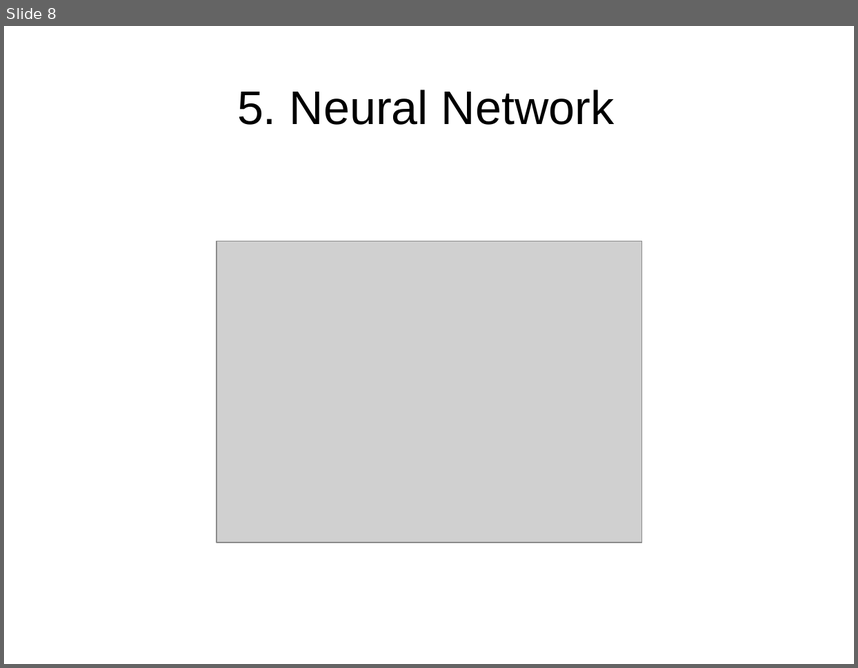
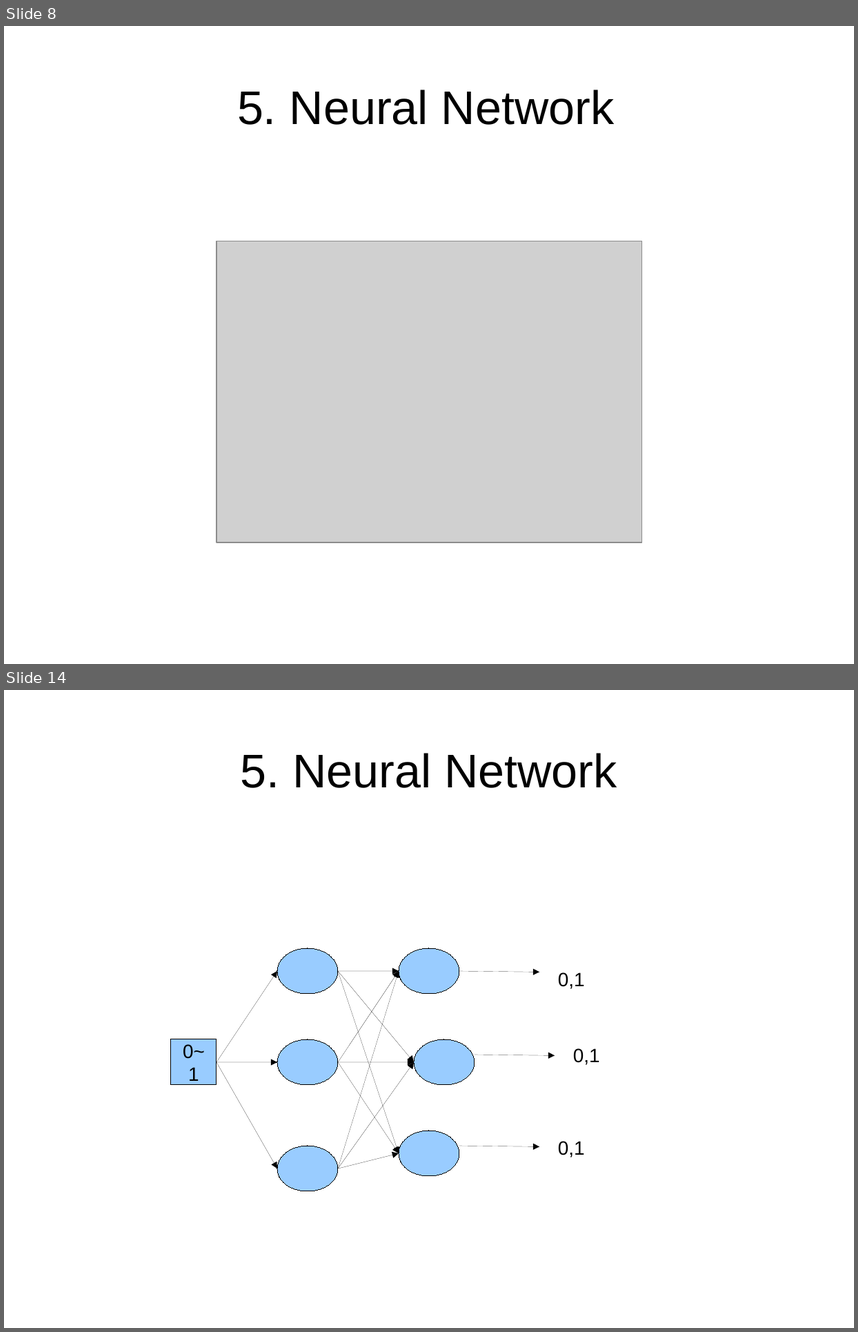
Before and after one commit to xcud/msrds, a slide deck: wavelets/Untitled 1.odp. Shown one above the other, each under a label of ours: slide 8 before the commit, slides 8 and 14 after it; the slides between them are not shown. The pictures are 858x668 and 858x1332 pixels, drawn with LibreOffice and Linux fonts; fonts in the diff are those of the drawing; grey boxes stand for pictures. Boxes give left, top, right and bottom in pixels: in the first picture for what was removed or moved away, otherwise in the second. Text is boxed around its words. In the diff, an @@ line names an element or a change of style, - is before the commit and + after.

```diff
--- a/wavelets/Untitled 1.odp
+++ b/wavelets/Untitled 1.odp
@@ slide 14 added at (x1=4, y1=690, x2=854, y2=1328), background #FFFFFF @@
@@ title added at (x1=240, y1=753, x2=617, y2=788), 44 pt, text #000000 @@
+5. Neural Network
@@ ellipse added at (x1=277, y1=949, x2=338, y2=994), fill #99CCFF, outline #000000 0 pt @@
@@ ellipse added at (x1=399, y1=949, x2=460, y2=994), fill #99CCFF, outline #000000 0 pt @@
@@ arrow added from (217, 1062) to (277, 971), #000000 0 pt @@
@@ arrow added from (338, 971) to (399, 971), #000000 0 pt @@
@@ arrow added from (338, 971) to (415, 1062), #000000 0 pt @@
@@ arrow added from (338, 971) to (399, 1153), #000000 0 pt @@
@@ arrow added from (338, 1062) to (399, 971), #000000 0 pt @@
@@ arrow added from (338, 1168) to (399, 971), #000000 0 pt @@
@@ arrow added from (460, 971) to (539, 972), #000000 0 pt @@
@@ text added at (x1=558, y1=972, x2=585, y2=989), 18 pt, text #000000 @@
+0,1
@@ rectangle added at (x1=172, y1=1039, x2=217, y2=1085), fill #99CCFF, outline #000000 0 pt, 18 pt, text #000000 @@
+0~1
@@ ellipse added at (x1=277, y1=1039, x2=338, y2=1085), fill #99CCFF, outline #000000 0 pt @@
@@ ellipse added at (x1=414, y1=1039, x2=475, y2=1085), fill #99CCFF, outline #000000 0 pt @@
@@ arrow added from (217, 1062) to (277, 1062), #000000 0 pt @@
@@ arrow added from (217, 1062) to (277, 1168), #000000 0 pt @@
@@ arrow added from (338, 1062) to (415, 1062), #000000 0 pt @@
@@ arrow added from (338, 1062) to (399, 1153), #000000 0 pt @@
@@ arrow added from (338, 1168) to (415, 1062), #000000 0 pt @@
@@ arrow added from (475, 1054) to (555, 1056), #000000 0 pt @@
@@ text added at (x1=573, y1=1048, x2=600, y2=1065), 18 pt, text #000000 @@
+0,1
@@ ellipse added at (x1=399, y1=1130, x2=460, y2=1176), fill #99CCFF, outline #000000 0 pt @@
@@ text added at (x1=558, y1=1141, x2=585, y2=1157), 18 pt, text #000000 @@
+0,1
@@ ellipse added at (x1=277, y1=1146, x2=338, y2=1192), fill #99CCFF, outline #000000 0 pt @@
@@ arrow added from (338, 1168) to (399, 1153), #000000 0 pt @@
@@ arrow added from (460, 1146) to (539, 1147), #000000 0 pt @@
```
Also in this commit, not shown: 2 slides changed, 3 other slides added, 1 slide removed.
